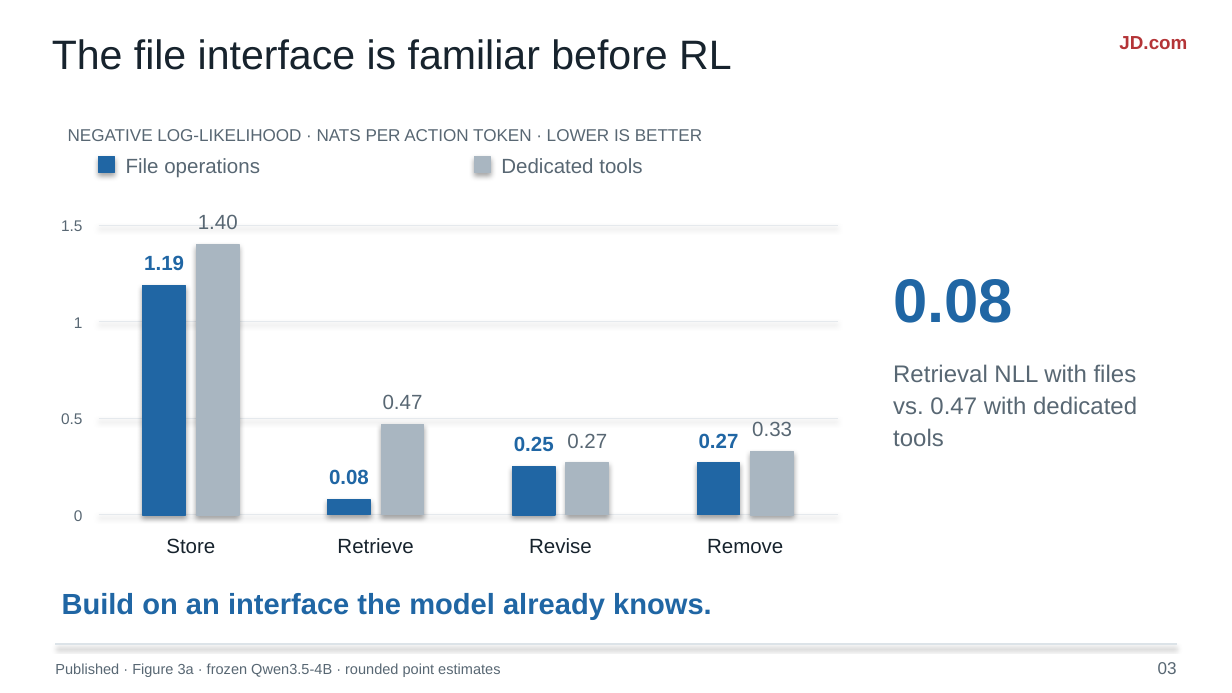
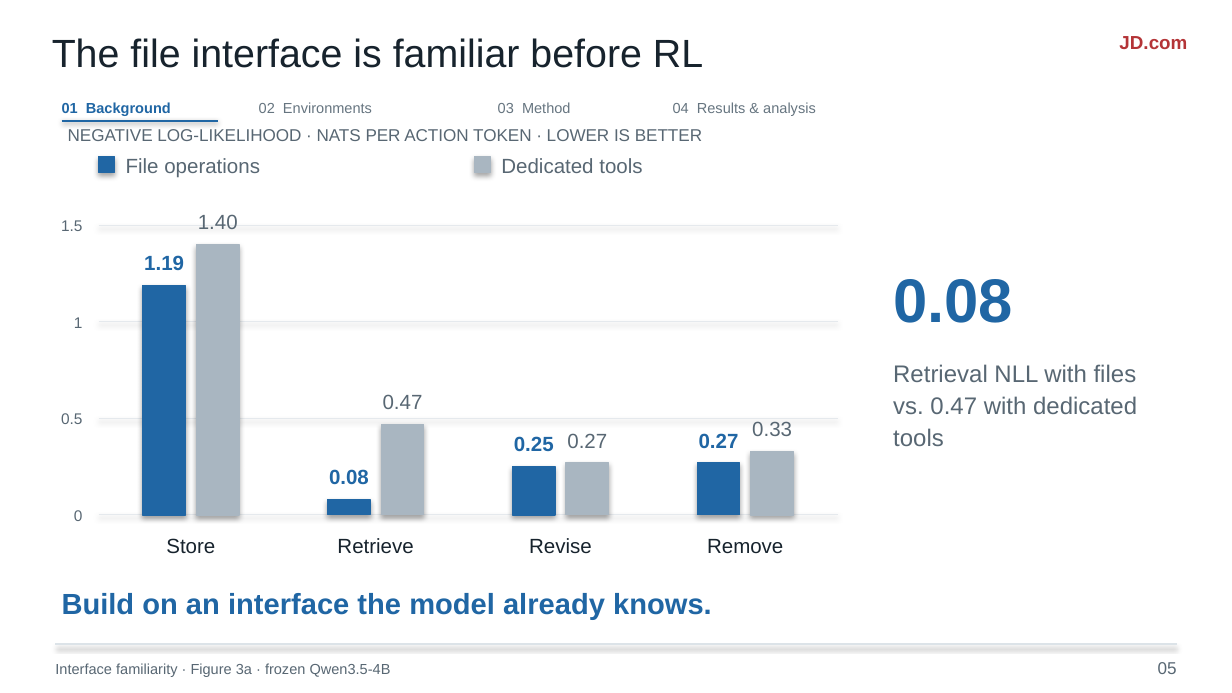
Before and after one commit to liruiluo/agentmemorygym, a slide deck: slide 5 of assets/slides/coding-agent-memory-post-training-slides.pptx (slide 3 before the commit). Drawn at 1232x693 pixels with LibreOffice and Linux fonts; fonts in the diff are those of the drawing. Boxes give left, top, right and bottom in pixels: in the first picture for what was removed or moved away, otherwise in the second. Text is boxed around its words. In the diff, an @@ line names an element or a change of style, - is before the commit and + after.

```diff
--- a/assets/slides/coding-agent-memory-post-training-slides.pptx
+++ b/assets/slides/coding-agent-memory-post-training-slides.pptx
@@ text "The file interface is familiar ..." at <box>52,38,703,68</box>: size 24 to 23 pt @@
@@ text added at <box>62,102,171,116</box>, 8.5 pt, text #2066A4, bold @@
+01 Background
@@ text added at <box>259,102,372,113</box>, 8.5 pt, text #667580 @@
+02 Environments
@@ text added at <box>498,102,571,113</box>, 8.5 pt, text #667580 @@
+03 Method
@@ text added at <box>673,102,816,116</box>, 8.5 pt, text #667580 @@
+04 Results & analysis
@@ line added from (62, 121) to (218, 121), #2066A4 1.3 pt @@
@@ text at <box>55,663,391,677</box>: text changed @@
-Published · Figure 3a · frozen Qwen3.5-4B · rounded point estimates
+Interface familiarity · Figure 3a · frozen Qwen3.5-4B
@@ text at <box>1158,662,1177,674</box>: text changed @@
-03
+05
```
Also in this commit, not shown: 11 other slides changed, 5 slides added, 4 slides removed, 17 other files.
